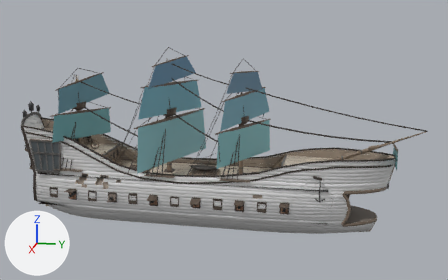
Two versions of the glTF model assets/models/pirate_ship.glb, one commit apart.
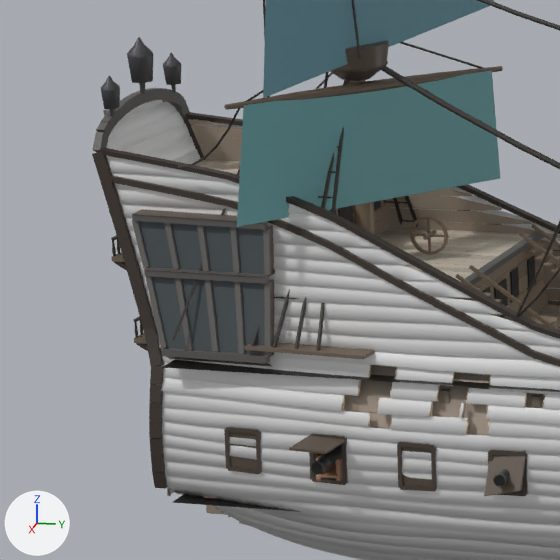
The first picture shows the older version from a 50 mm lens placed at (221.8, 59.8, 83.9), pointed at (-0.6, 15.3, 28.3). The close-ups show the older and then the newer version on the part from 0% to 28% of the width and 33% to 77% of the height of that picture. Only the edits that show in the close-ups are written down. The axes (+X, +Y, +Z) are drawn at lower left. The lights are the same throughout. Where no turn or scale is listed for an object, it has been applied to the vertices. Vertices at exactly the same position are counted once.

Objects in the first close-up: 'Cannons', 'Hull', 'Interior', 'Mast_3', 'PortLid_R_02', 'Rigging', 'Sail_3a', 'Sail_3b', 'Stays', 'Upperworks' and 1 more.
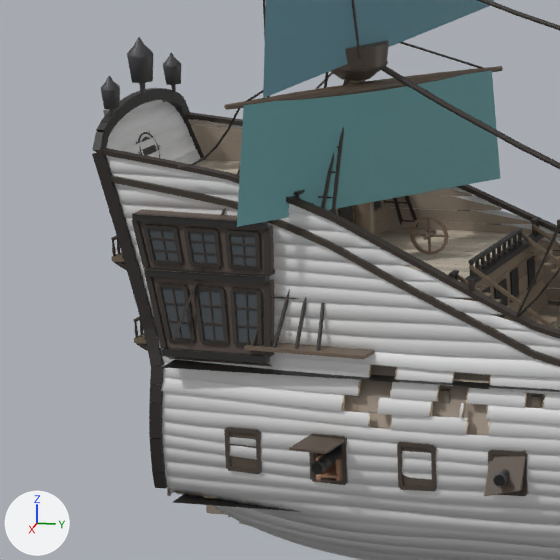
Location of each change, (x1, y1, x2, y2) in pixels of the close-ups (560 x 560 px):
part 1 of me_upperworks, added: after (468, 228, 523, 264)
part 2 of me_upperworks, added: after (477, 239, 521, 269)
part 3 of me_upperworks, added: after (449, 270, 459, 277)
part 4 of me_upperworks, rebuilt: before (175, 278, 193, 350); after (162, 288, 190, 338)
part 5 of me_upperworks, rebuilt: before (205, 280, 219, 352); after (198, 290, 224, 341)
part 6 of me_upperworks, built on: before (164, 223, 245, 354); after (136, 131, 560, 347)
part 7 of me_upperworks, recoloured: (92, 88, 544, 364) in both
part 8 of me_upperworks, recoloured: (139, 221, 264, 355) in both

What changed in the scene script:
```text
Change me_upperworks:
    used by ob_upperworks; location = (0.0, 0.0, 0.0)
    remove me_upperworks.from_pydata(...)  # 8347 vertices, 11000 faces; spans x -13.9..13.9, y -63.3..78.2, z 10.7..40.5
    add me_upperworks.from_pydata(...)  # 10360 vertices, 14156 faces; spans x -13.9..13.9, y -63.3..78.2, z 10.7..40.5
    me_upperworks part 1: a new loose piece, a box spanning x -5.76..5.76, y -30.16..-29.74, z 23.33..23.57, in mat_paint
    me_upperworks part 2: a new loose piece, a box spanning x -5.61..5.61, y -30.05..-29.85, z 22.47..22.63, in mat_paint
    me_upperworks part 3: a new loose piece, a box spanning x 8.86..10.08, y -30.16..-29.74, z 23.33..23.57, in mat_paint
    me_upperworks part 4: the loose piece of 8 vertices spanning x 10.4..11.9, y -54.6..-52.8, z 16.1..22.2 is rebuilt with 4 vertices and now spans x 10.5..11.6, y -56.2..-52.7, z 16.9..21.4, in mat_glass
    me_upperworks part 5: the loose piece of 8 vertices spanning x 10.6..12.1, y -51.7..-50.3, z 16.1..22.3 is rebuilt with 4 vertices and now spans x 10.8..11.9, y -52.6..-49.5, z 16.9..21.4, in mat_glass
    me_upperworks part 6: 64 vertices removed from x -12.4..12.4, y -55.5..-47.8, z 16.2..26.8; 1853 vertices added at x -12.4..12.4, y -62.8..38.2, z 16.7..33.3
    me_upperworks part 7: 720 kept faces spanning x -12.9..12.9, y -62.7..38.2, z 15.5..35.7 get new vertex colours
    me_upperworks part 8: 8 faces spanning x -12.4..12.4, y -58.4..-45.6, z 16.1..26.8 switch from mat_glass to mat_wood
    other edits to the shape of me_upperworks do not show in these pictures
```
